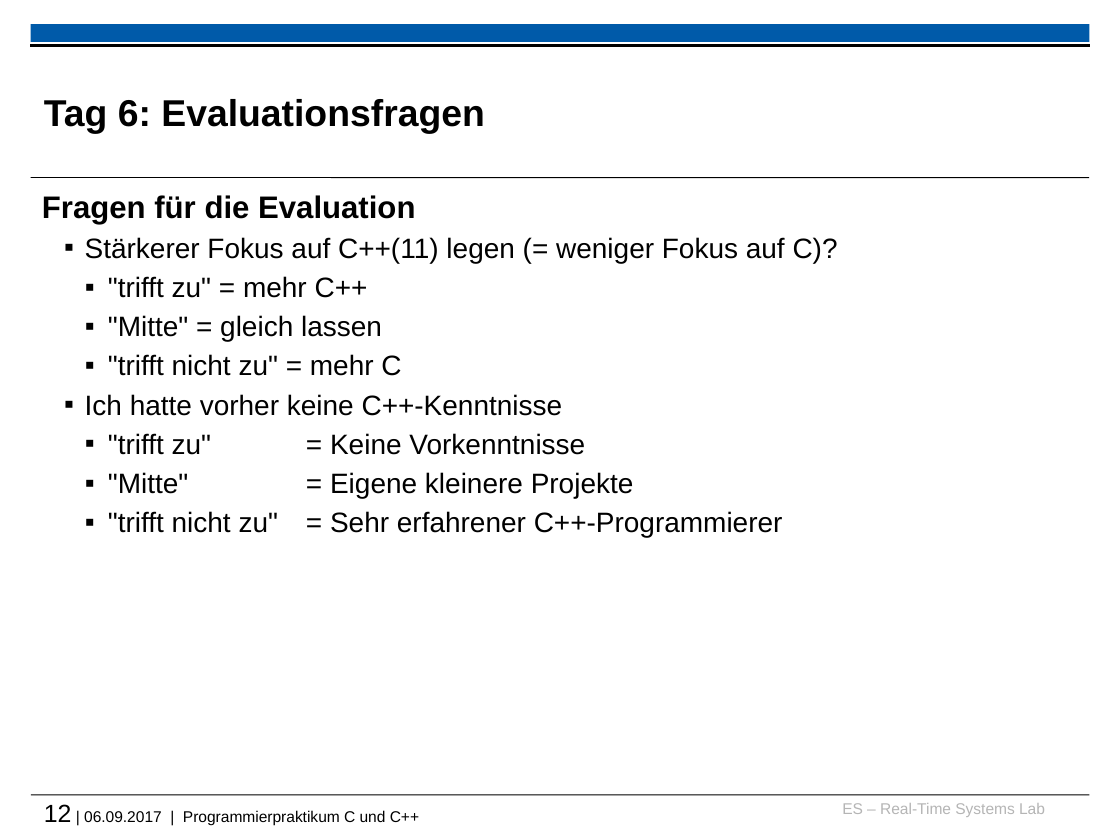
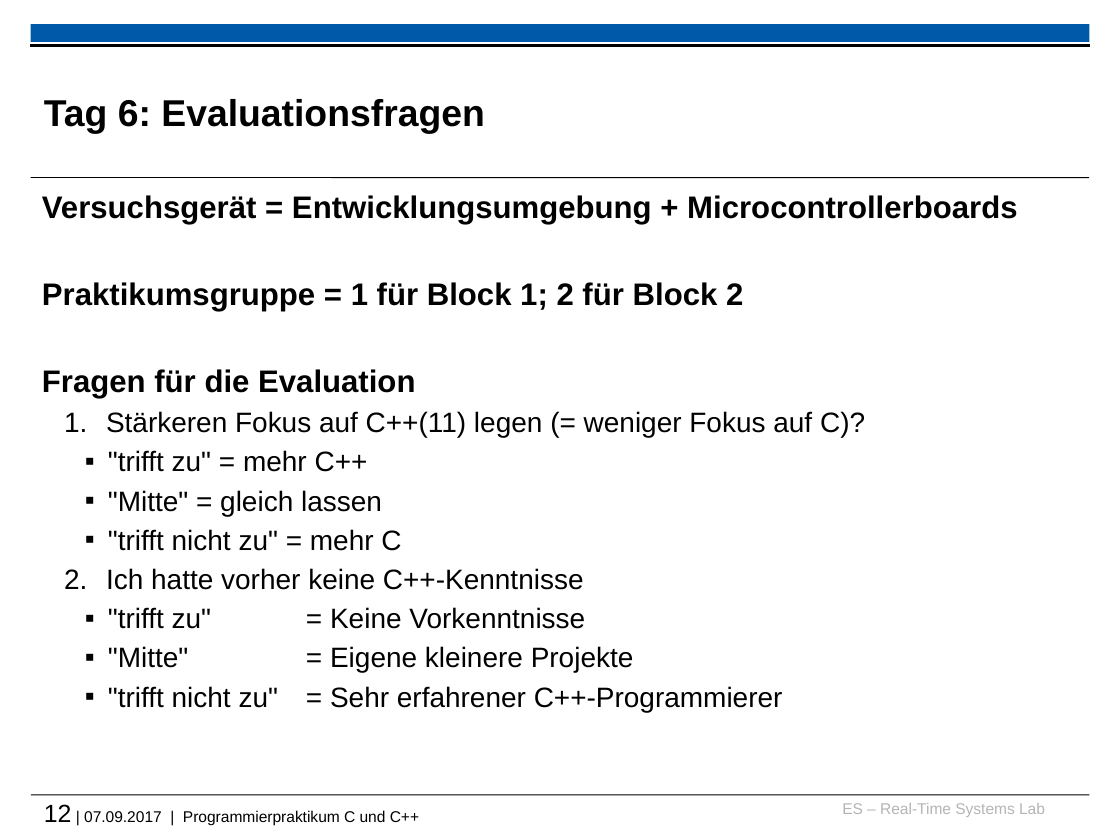
Before and after one commit to h82k/tud-cppp, a slide deck: slide 12 of 2017/recap_and_warmup_slides.pptx. Drawn at 1120x840 pixels with LibreOffice and Linux fonts; fonts in the diff are those of the drawing; background and template pictures are left out. Boxes give left, top, right and bottom in pixels: in the first picture for what was removed or moved away, otherwise in the second. Text is boxed around its words. In the diff, an @@ line names an element or a change of style, - is before the commit and + after.

```diff
--- a/2017/recap_and_warmup_slides.pptx
+++ b/2017/recap_and_warmup_slides.pptx
@@ text at [42, 195, 1017, 311]: paragraphs added @@
+Versuchsgerät = Entwicklungsumgebung + Microcontrollerboards
+Praktikumsgruppe = 1 für Block 1; 2 für Block 2
@@ text at [106, 411, 865, 437]: text changed @@
-  ▪ Stärkerer Fokus auf C++(11) legen (= weniger Fokus auf C)?
+  1. Stärkeren Fokus auf C++(11) legen (= weniger Fokus auf C)?
@@ text at [106, 568, 584, 590]: bullet ▪ to 1. @@
@@ text at [44, 804, 419, 825]: text changed @@
-12 | 06.09.2017 | Programmierpraktikum C und C++
+12 | 07.09.2017 | Programmierpraktikum C und C++
```
Also in this commit, not shown: 1 other slide changed, 23 other files.
